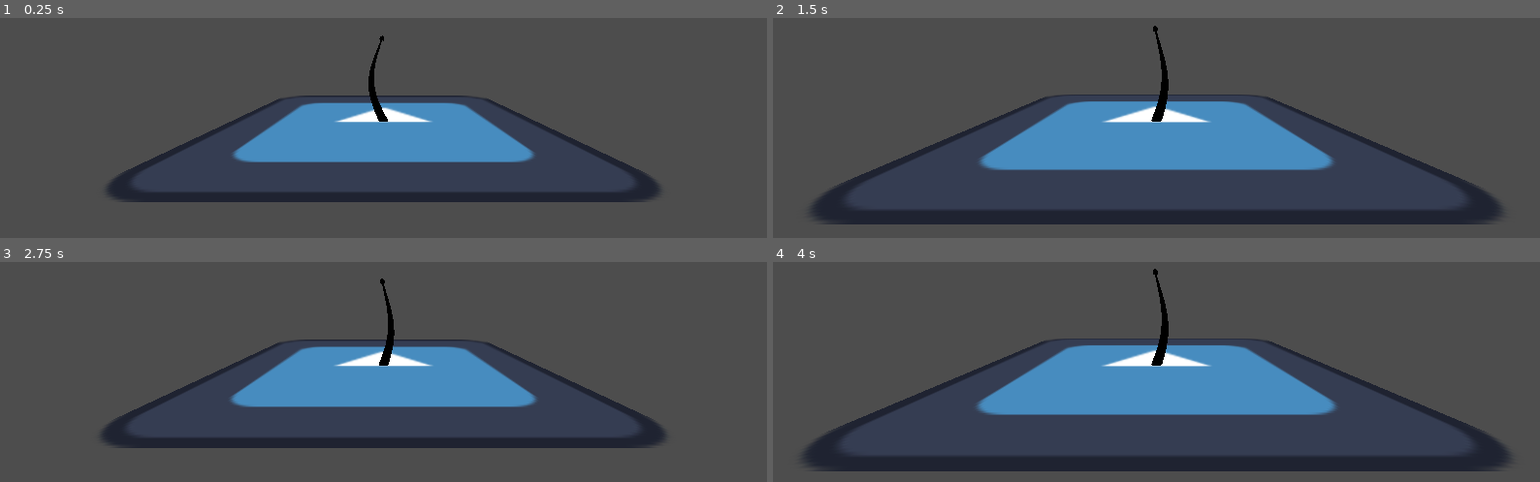
Above: before the commit, frames 1-4 (two rows, left to right).
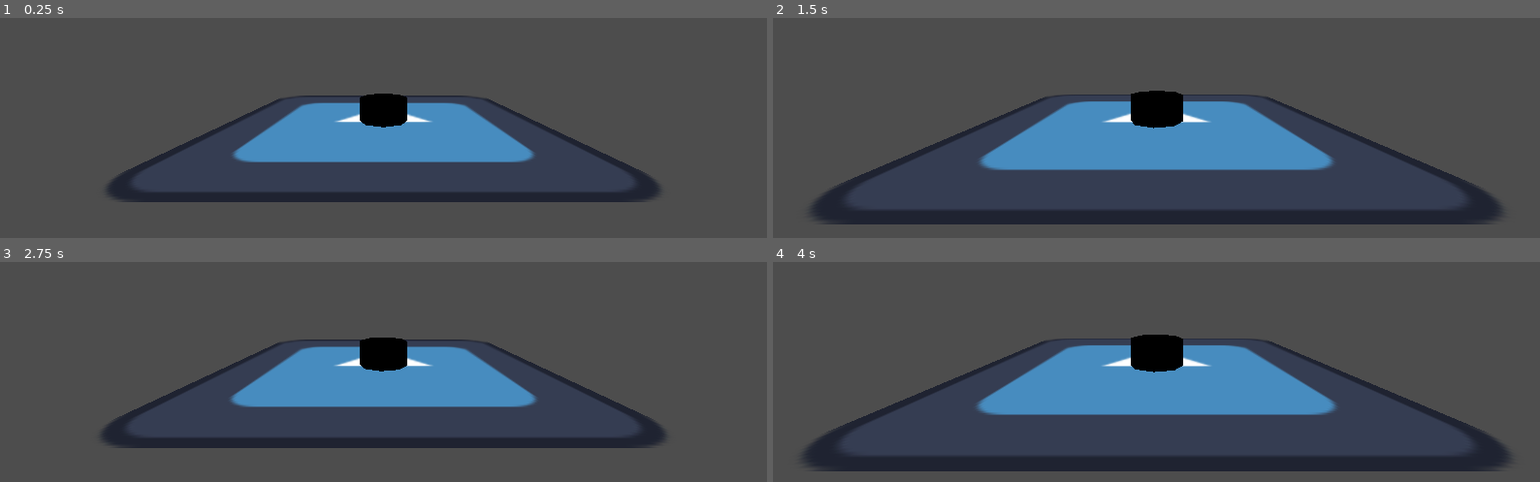
Above: after the commit, the same moments.

Repository: jcovar9/FlowerGenerator
Game: Godot game, scene res://main_scene.tscn
The game is run twice, just before and just after one commit, with the same random seed, the same clock (stepped at 60 frames per second) and the same inputs. The engine's default icon, where the game draws it, is replaced by a stand-in: a white triangle on a blue panel in a dark square.
Inputs (mouse positions are in pixels of both pictures, inside the frame that each line leads up to):
- Up to frame 1 (0.25 s): no input
- Up to frame 2 (1.5 s): tap Enter at 0.5 s; move the mouse to (1325, 26) at 0.52 s; press the mouse at (1325, 26) at 0.53 s; tap Space at 1.25 s; move the mouse to (1003, 70) at 1.27 s; release the mouse at (1003, 70) at 1.28 s; tap Mouse wheel up (ZoomIn) at 1.35 s
- Up to frame 3 (2.75 s): tap Enter at 2 s; move the mouse to (outside the picture) at 2.02 s; tap Mouse wheel down (ZoomOut) at 2.1 s
- Up to frame 4 (4 s): tap Space at 2.75 s; move the mouse to (1118, 380) at 2.77 s; click (1118, 380) at 2.85 s; tap Enter at 3.5 s; move the mouse to (1386, 358) at 3.52 s; tap Mouse wheel up (ZoomIn) at 3.6 s

The runs differ from the first frame. In frame 1, 0.9% of the frame differs, in the area x 46-54%, y 7-50%; in frame 2, 1.1%; in frame 3, 0.9%; in frame 4, 1.1%, in the area x 46-54%, y 3-51%.

Commit message:
trying to organize nodes to tree structure

Diff:
--- a/Scripts/FlowerBuilder.gd
+++ b/Scripts/FlowerBuilder.gd
@@ -5,24 +5,25 @@
 	set(new_seed):
 		seed = new_seed
 		rng.set_seed(seed)
-		stem.update_seed_data()
-		flower.update_pos_and_rot()
+		stem_object.queue_free()
+		stem_object = stem.new(stem_shader, rng, Vector3.ZERO, Vector3.UP)
+		add_child(stem_object)
 
 @export
 var stem_shader : Shader
-var stem : stem_object
+var stem_object : stem
 var rng := RandomNumberGenerator.new()
 @export
 var flower_shader : Shader
-var flower : flower_object
+#var flower : flower_head
 
 # Called when the node enters the scene tree for the first time.
 func _ready() -> void:
 	rng.set_seed(seed)
-	stem = stem_object.new(stem_shader, rng)
-	add_child(stem)
-	flower = flower_object.new(flower_shader, rng, stem)
-	add_child(flower)
+	stem_object = stem.new(stem_shader, rng, Vector3.ZERO, Vector3.UP)
+	add_child(stem_object)
+	#flower = flower_head.new(flower_shader, rng, stem_object)
+	#add_child(flower)
 
 # Called every frame. 'delta' is the elapsed time since the previous frame.
 func _process(delta: float) -> void:
--- a/Scripts/flower.gd
+++ /dev/null
@@ -1,21 +0,0 @@
-class_name Flower
-extends Node3D
-
-var head_position : Vector3
-var flower_head_radius : float = 0.1
-@export
-var flower_head_shader : Shader
-var flower_head_shader_material := ShaderMaterial.new()
-var flower_head := MeshInstance3D.new()
-
-func _init(rng : RandomNumberGenerator, pos : Vector3) -> void:
-	head_position = pos
-	flower_head_shader_material.shader = flower_head_shader
-	var mesh := SphereMesh.new()
-	mesh.radius = 0.1
-	mesh.height = 0.03
-	mesh.is_hemisphere = true
-	mesh.material = flower_head_shader_material
-	flower_head.mesh = mesh
-	flower_head.position = head_position
-	add_child(flower_head)
--- /dev/null
+++ b/Scripts/flower_head.gd
@@ -0,0 +1,35 @@
+class_name flower_head
+extends Node3D
+
+var rng : RandomNumberGenerator
+var stem_object : stem
+var flower_head_mesh := MeshInstance3D.new()
+
+func set_flower_head(flower_head_shader:Shader) -> void:
+	flower_head_mesh.mesh = SphereMesh.new()
+	flower_head_mesh.mesh.is_hemisphere = true
+	flower_head_mesh.mesh.material = ShaderMaterial.new()
+	flower_head_mesh.mesh.material.shader = flower_head_shader
+	flower_head_mesh.rotate_x(deg_to_rad(-90))
+	flower_head_mesh.scale = Vector3(0.1, 0.1, 0.1)
+	add_child(flower_head_mesh)
+
+func _init(flower_head_shader:Shader, new_rng:RandomNumberGenerator, new_stem:stem) -> void:
+	set_flower_head(flower_head_shader)
+	rng = new_rng
+	stem_object = new_stem
+
+#func update_pos_and_rot() -> void:
+	#position = Vector3.ZERO
+	#look_at(stem_object.get_stem_tip_dir())
+	#position = stem_object.get_stem_tip()
+
+func _ready() -> void:
+	#update_pos_and_rot()
+	pass
+
+
+class flower_petal extends Node3D:
+	var petal_mesh := MeshInstance3D.new()
+	func _init() -> void:
+		pass
--- /dev/null
+++ b/Scripts/stem.gd
@@ -0,0 +1,56 @@
+class_name stem
+extends Node3D
+
+var stem_mesh := MeshInstance3D.new()
+var pointing_towards : Vector3
+
+var height : float
+var start_radius : float
+var end_radius : float
+var xcurve : Array
+var zcurve : Array
+
+func _init(stem_shader:Shader, rng:RandomNumberGenerator, pos:Vector3, point_towards:Vector3) -> void:
+	stem_mesh.mesh = TubeTrailMesh.new()
+	stem_mesh.mesh.material = ShaderMaterial.new()
+	#stem_mesh.mesh.material.shader = stem_shader
+	xcurve = [rng.randf_range(-3.0, 3.0), rng.randf_range(-3.0, 3.0), rng.randf_range(-3.0, 3.0)]
+	zcurve = [rng.randf_range(-3.0, 3.0), rng.randf_range(-3.0, 3.0), rng.randf_range(-3.0, 3.0)]
+	height = rng.randf_range(1.0, 2.0)
+	start_radius = rng.randf_range(0.05, 0.15)
+	end_radius = rng.randf_range(0.015, 0.025)
+	stem_mesh.mesh.material.set_shader_parameter("xcurve", xcurve)
+	stem_mesh.mesh.material.set_shader_parameter("zcurve", zcurve)
+	stem_mesh.mesh.material.set_shader_parameter("height", height)
+	stem_mesh.mesh.material.set_shader_parameter("startRadius", start_radius)
+	stem_mesh.mesh.material.set_shader_parameter("endRadius", end_radius)
+	stem_mesh.rotate_x(deg_to_rad(-90))
+	rotate_x(deg_to_rad(90))
+	add_child(stem_mesh)
+	position = pos
+	pointing_towards = point_towards
+
+func get_curve_tip() -> Vector3:
+	var stem_tip_x := get_curve_value(xcurve, height)
+	var stem_tip_z := get_curve_value(zcurve, height)
+	var stem_tip := Vector3(stem_tip_x, height, stem_tip_z)
+	var stem_tip_rotated := stem_tip.rotated(Vector3(1,0,0), stem_tip.angle_to(pointing_towards))
+	return stem_tip_rotated
+
+func get_next_curve_pos() -> Vector3:
+	var stem_tip_x := get_curve_value(xcurve, height)
+	var stem_tip_z := get_curve_value(zcurve, height)
+	var stem_tip := Vector3(stem_tip_x, height, stem_tip_z)
+
+	var stem_tip_x_offset := get_curve_value(xcurve, height - 0.01)
+	var stem_tip_z_offset := get_curve_value(zcurve, height - 0.01)
+	var stem_tip_offset := Vector3(stem_tip_x_offset, height - 0.01, stem_tip_z_offset)
+
+	var dir := stem_tip - stem_tip_offset
+	return dir.normalized()
+
+func get_curve_value(curve:Array, y_value:float) -> float:
+	return (sin(y_value * curve[0]) + sin(y_value * curve[1]) + sin(y_value * curve[2])) * 0.1
+
+func _ready() -> void:
+	pass
--- a/Scripts/stem_object.gd
+++ /dev/null
@@ -1,50 +0,0 @@
-class_name stem_object
-extends MeshInstance3D
-
-var rng : RandomNumberGenerator
-var xcurve : Array
-var zcurve : Array
-
-func _init(stem_shader:Shader, new_rng:RandomNumberGenerator) -> void:
-	mesh = TubeTrailMesh.new()
-	mesh.material = ShaderMaterial.new()
-	mesh.material.shader = stem_shader
-	rng = new_rng
-	update_seed_data()
-
-func update_seed_data() -> void:
-	xcurve = [rng.randf_range(-3.0, 3.0), rng.randf_range(-3.0, 3.0), rng.randf_range(-3.0, 3.0)]
-	zcurve = [rng.randf_range(-3.0, 3.0), rng.randf_range(-3.0, 3.0), rng.randf_range(-3.0, 3.0)]
-	mesh.material.set_shader_parameter("xcurve", xcurve)
-	mesh.material.set_shader_parameter("zcurve", zcurve)
-
-	var height = rng.randf_range(1.0, 2.0)
-	mesh.material.set_shader_parameter("height", height)
-
-	var start_radius = rng.randf_range(0.05, 0.15)
-	mesh.material.set_shader_parameter("startRadius", start_radius)
-
-	var end_radius = rng.randf_range(0.015, 0.025)
-	mesh.material.set_shader_parameter("endRadius", end_radius)
-
-func get_stem_tip() -> Vector3:
-	var height : float = mesh.material.get_shader_parameter("height")
-	var stem_tip_x := get_curve_value(xcurve, height)
-	var stem_tip_z := get_curve_value(zcurve, height)
-	return Vector3(stem_tip_x, height, stem_tip_z)
-
-func get_stem_tip_dir() -> Vector3:
-	var height : float = mesh.material.get_shader_parameter("height")
-	var stem_tip_x := get_curve_value(xcurve, height)
-	var stem_tip_z := get_curve_value(zcurve, height)
-	var stem_tip := Vector3(stem_tip_x, height, stem_tip_z)
-
-	var stem_tip_x_offset := get_curve_value(xcurve, height - 0.01)
-	var stem_tip_z_offset := get_curve_value(zcurve, height - 0.01)
-	var stem_tip_offset := Vector3(stem_tip_x_offset, height - 0.01, stem_tip_z_offset)
-
-	var dir := stem_tip - stem_tip_offset
-	return dir.normalized()
-
-func get_curve_value(curve:Array, height:float) -> float:
-	return (sin(height * curve[0]) + sin(height * curve[1]) + sin(height * curve[2])) * 0.1
--- a/flower_object.gd
+++ /dev/null
@@ -1,29 +0,0 @@
-class_name flower_object
-extends Node3D
-
-var rng : RandomNumberGenerator
-var stem : stem_object
-var flower_head := MeshInstance3D.new()
-
-
-func _init(flower_shader:Shader, new_rng:RandomNumberGenerator, new_stem:stem_object) -> void:
-	flower_head.mesh = SphereMesh.new()
-	flower_head.mesh.is_hemisphere = true
-	flower_head.mesh.material = ShaderMaterial.new()
-	flower_head.mesh.material.shader = flower_shader
-	flower_head.rotate_x(deg_to_rad(-90))
-	flower_head.scale = Vector3(0.1, 0.1, 0.1)
-	add_child(flower_head)
-	rng = new_rng
-	stem = new_stem
-
-func update_pos_and_rot() -> void:
-	#mesh.material.set_shader_parameter("position", stem.get_stem_tip())
-	#mesh.material.set_shader_parameter("angle", stem.get_stem_tip_dir())
-	#look_at_from_position(stem.get_stem_tip(), stem.get_stem_tip() + stem.get_stem_tip_dir())
-	position = Vector3.ZERO
-	look_at(stem.get_stem_tip_dir())
-	position = stem.get_stem_tip()
-
-func _ready() -> void:
-	update_pos_and_rot()
